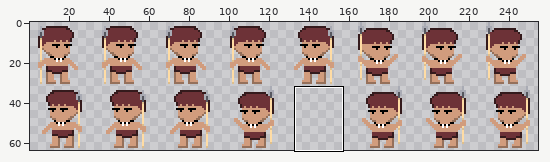
Two states of a sprite sheet, bin/enemy/idle.png. The first picture is a wide view before the edit; the outline marks the close-up.
Close-up. Before:
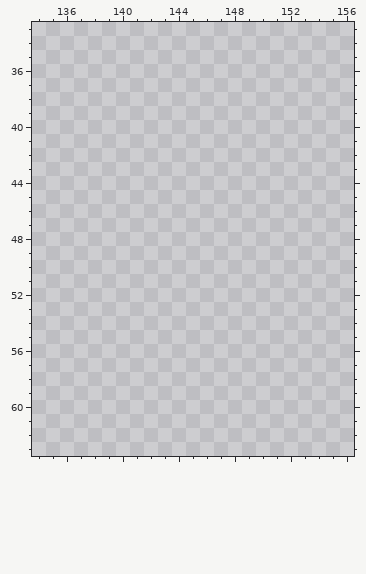
The file is 256x64 pixels. Shown: x 134..156, y 33..63. The old version is drawn lined up with the new one. The wide view leaves out empty margins. The commit also changed other parts of the picture, which this record leaves out.
Palette (. is transparent): 
The result:
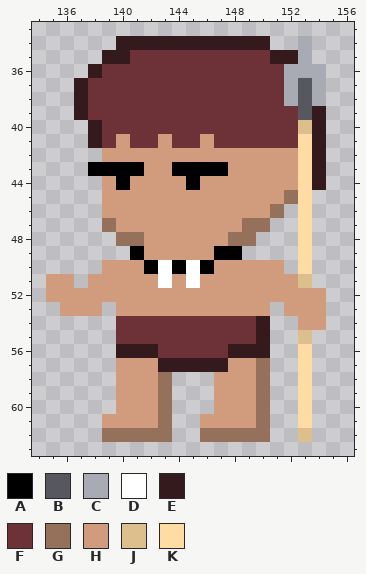
Colours new in this view: A #000000  B #56575f  C #a9abb4  D #ffffff  E #341a1c  F #6d3237  G #95705a  H #d19c7d  J #ddbe8d  K #ffdca4
The edit:
drawings rearranged on the sheet (the old picture shows each at its new place; 1 dropped ones are not shown)
Changed rows in their new state; - is an unchanged pixel.
first column x 135:
34 -----EEEEEEEEEEE--C-
35 ----EEFFFFFFFFFFEEC-
36 ---EFFFFFFFFFFFFFCCC
37 --EFFFFFFFFFFFFFFCBC
38 --EFFFFFFFFFFFFFFCBC
39 --EFFFFFFFFFFFFFFFBE
40 ---EFFFFFFFFFFFFFFJE
41 ---EFHFFHFFHFFFFFFKE
42 ----HHHHHHHHHHHHHHKE
43 ---AAAAHHAAAAHHHHHKE
44 ----HAHHHHAHHHHHHHKE
45 ----HHHHHHHHHHHHHGK-
46 ----HHHHHHHHHHHHG-K-
47 ----GHHHHHHHHHGG--K-
48 -----GGHHHHHHGG---K-
49 ------AHHHHHAA----K-
50 ----HHHADADAHHHHH-K-
51 HH-HHHHHDHDHHHHHHHJ-
52 HHHHHHHHHHHHHHHHHHHH
53 -HHH-HHHHHHHHHHH-HHH
54 -----FFFFFFFFFFE--HH
55 -----FFFFFFFFFFE--J-
56 -----EEEFFFFFEEE--K-
57 -----HHHEEEEEHHG--K-
58 -----HHHG---HHHG--K-
59 -----HHHG---HHHG--K-
60 -----HHHG---HHHG--K-
61 ----HHHHG--HHHHG--K-
62 ----GGGGG--GGGGG--J-
Pixel boxes of the changes (left, top, right, bottom) in both close-ups:
added: (46, 36, 326, 442)
